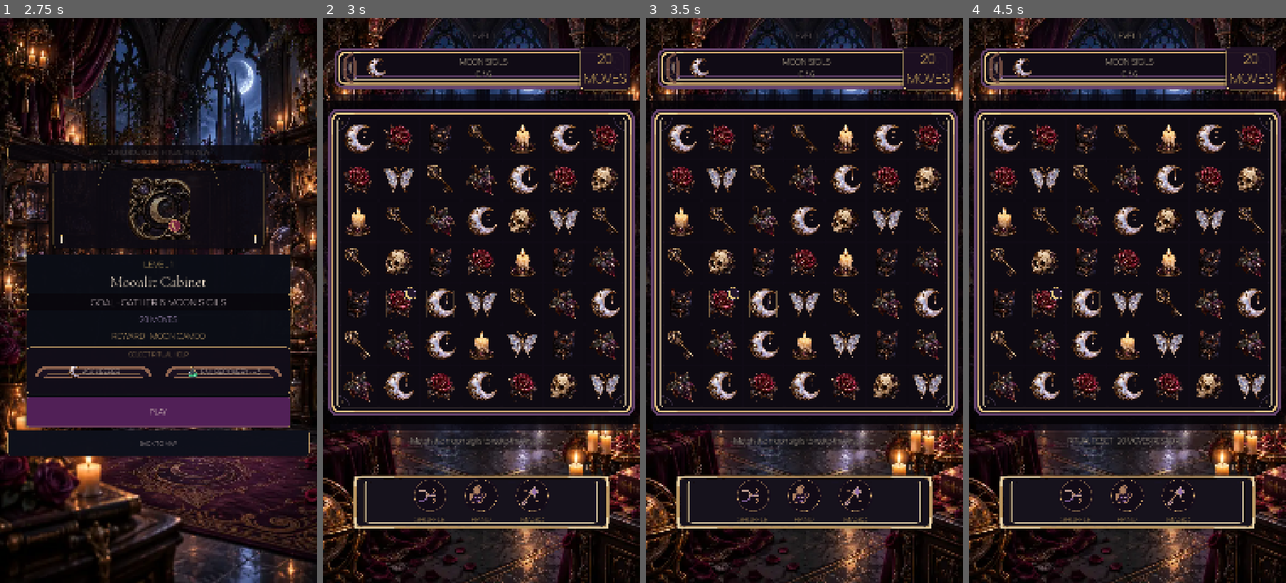
Above: before the commit, frames 1-4 (left to right).
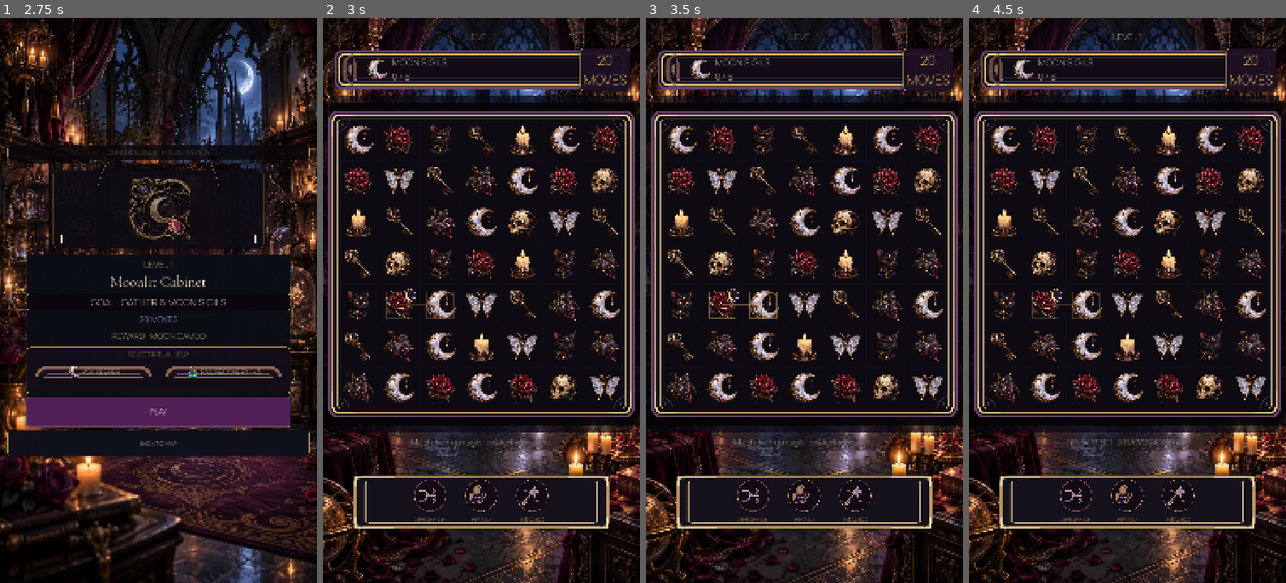
Above: after the commit, the same moments.

Repository: Jay-prodesign/akilta-match3
Game: Godot game, scene res://src/app/app_bootstrap.tscn
Same seed, same stepped clock (60 frames per second), same inputs: the game is played once before the commit and once after it.
Inputs:
- Up to frame 1 (2.75 s): click "ENTER THE HOUSE" at 0.5 s; click "PLAY LEVEL 1" at 1.25 s; click "1" at 2 s
- Up to frame 2 (3 s): click "PLAY" at 2.75 s
- Up to frame 3 (3.5 s): no input
- Up to frame 4 (4.5 s): click "Ⅱ" at 3.5 s; click "RESTART LEVEL" at 4.25 s

Frame 1 is identical in both runs. In frame 2, 17% of the frame differs, in the area x 1-100%, y 2-77%; in frame 3, 17%; in frame 4, 17%.

Commit message:
Rebalance gameplay objective and moves readability

Diff:
--- a/src/ui/gameplay/gameplay_screen.tscn
+++ b/src/ui/gameplay/gameplay_screen.tscn
@@ -55,12 +55,12 @@
 corner_radius_bottom_left = 18
 
 [sub_resource type="StyleBoxFlat" id="HintBand"]
-bg_color = Color(0.035, 0.025, 0.045, 0.18)
+bg_color = Color(0.035, 0.025, 0.045, 0.08)
 border_width_left = 1
 border_width_top = 1
 border_width_right = 1
 border_width_bottom = 1
-border_color = Color(0.835, 0.678, 0.439, 0.10)
+border_color = Color(0.835, 0.678, 0.439, 0.05)
 corner_radius_top_left = 14
 corner_radius_top_right = 14
 corner_radius_bottom_right = 14
@@ -69,7 +69,7 @@
 content_margin_top = 5.0
 content_margin_right = 12.0
 content_margin_bottom = 5.0
-shadow_color = Color(0, 0, 0, 0.10)
+shadow_color = Color(0, 0, 0, 0.05)
 shadow_size = 2
 
 [sub_resource type="StyleBoxFlat" id="GameplayHUDPlate"]
@@ -389,7 +389,7 @@
 theme_override_colors/font_color = Color(0.918, 0.835, 0.667, 1)
 theme_override_colors/font_outline_color = Color(0.035, 0.025, 0.045, 0.92)
 theme_override_constants/outline_size = 4
-theme_override_font_sizes/font_size = 28
+theme_override_font_sizes/font_size = 32
 text = "LEVEL 1"
 horizontal_alignment = 1
 
@@ -418,7 +418,7 @@
 layout_mode = 2
 
 [node name="ObjectiveIcon" type="TextureRect" parent="Layout/HUDPlate/HUD"]
-custom_minimum_size = Vector2(76, 76)
+custom_minimum_size = Vector2(82, 82)
 layout_mode = 2
 mouse_filter = 2
 expand_mode = 1
@@ -431,18 +431,18 @@
 theme_override_colors/font_color = Color(1, 0.94, 0.82, 1)
 theme_override_colors/font_outline_color = Color(0.03, 0.02, 0.04, 0.92)
 theme_override_constants/outline_size = 5
-theme_override_font_sizes/font_size = 28
+theme_override_font_sizes/font_size = 32
 text = "MOON SIGILS\n0 / 6"
-horizontal_alignment = 1
+horizontal_alignment = 0
 vertical_alignment = 1
 
 [node name="Moves" type="Label" parent="Layout/HUDPlate/HUD"]
-custom_minimum_size = Vector2(148, 96)
+custom_minimum_size = Vector2(140, 96)
 layout_mode = 2
 theme_override_colors/font_color = Color(0.94, 0.80, 0.52, 1)
 theme_override_colors/font_outline_color = Color(0.03, 0.02, 0.04, 0.94)
 theme_override_constants/outline_size = 4
-theme_override_font_sizes/font_size = 42
+theme_override_font_sizes/font_size = 40
 theme_override_styles/normal = SubResource("MovesBlockStyle")
 text = "20\nMOVES"
 horizontal_alignment = 1
@@ -489,7 +489,7 @@
 theme_override_colors/font_color = Color(0.965, 0.89, 0.72, 1)
 theme_override_colors/font_outline_color = Color(0.02, 0.015, 0.025, 0.98)
 theme_override_constants/outline_size = 4
-theme_override_font_sizes/font_size = 24
+theme_override_font_sizes/font_size = 26
 theme_override_styles/normal = SubResource("HintBand")
 text = "Slide the moon sigil right. Wake the cabinet in one luminous move."
 horizontal_alignment = 1
